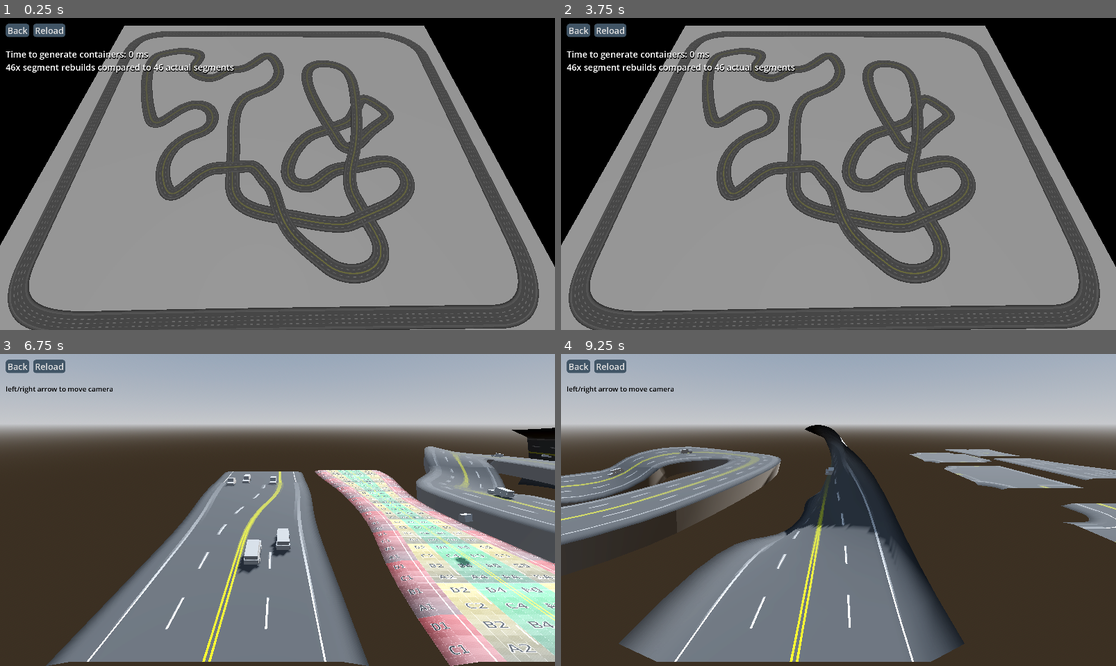
Above: before the commit, frames 1-4 (two rows, left to right).
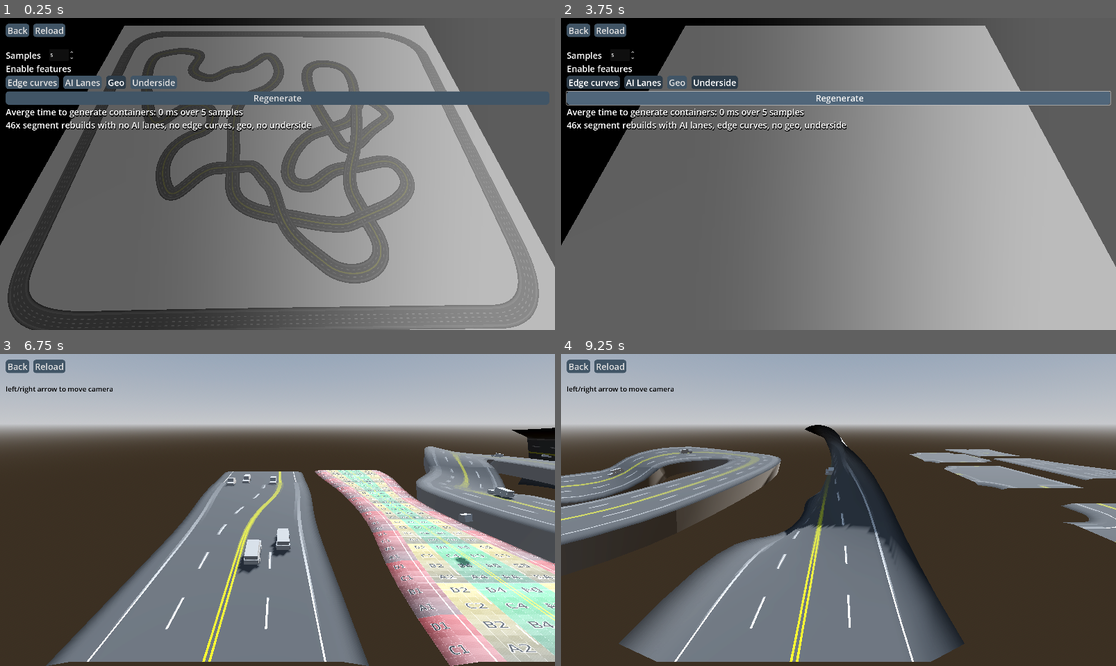
Above: after the commit, the same moments.

Repository: TheDuckCow/godot-road-generator
Game: Godot game, scene res://road_demos/performance_stress_test/performance_stress_test.tscn
Same seed, same stepped clock (60 frames per second), same inputs: the game is played once before the commit and once after it. This scene is started directly instead of the project's main scene.
Inputs (mouse positions are in pixels of both pictures, inside the frame that each line leads up to):
- Up to frame 1 (0.25 s): no input
- Up to frame 2 (3.75 s): click (594, 83) at 0.5 s, where only the run after the commit has a clickable "Edge curves"; click (644, 83) at 1.25 s, where only the run after the commit has a clickable "AI Lanes"; click (677, 83) at 2 s, where only the run after the commit has a clickable "Geo"; click (716, 83) at 2.75 s, where only the run after the commit has a clickable "Underside"; click (838, 99) at 3.5 s, where only the run after the commit has a clickable "Regenerate"
- Up to frame 3 (6.75 s): click "Back" at 4.25 s; click "Patreon" at 5 s; click "Road Museum" at 5.75 s; tap Enter at 6.5 s; move the mouse to (399, 494) at 6.52 s; hold Right (ui_right) from 6.53 s (still down); hold Shift from 6.53 s (still down); click (399, 494) at 6.67 s
- Up to frame 4 (9.25 s): release Right (ui_right) at 7.25 s; release Shift at 7.25 s; drag from (727, 525) to (810, 572) at 7.27 s; move the mouse to (894, 441) at 8.02 s; hold Right (ui_right) 8.03-8.75 s; tap Ctrl at 8.1 s; drag from (810, 572) to (672, 463) at 8.77 s

The runs differ from the first frame. In frame 1, 69% of the frame differs, in the area x 0-100%, y 0-100%; in frame 2, 76%; in frame 3, less than 0.1%; in frame 4, less than 0.1%.

Commit message:
Extended performance demo scene to support samples and feature options

Diff:
--- a/road_demos/performance_stress_test/performance_stress_test.gd
+++ b/road_demos/performance_stress_test/performance_stress_test.gd
@@ -1,30 +1,84 @@
 extends Node3D
 
-@export var label: Label
-
+@onready var label := %results
 @onready var manager:RoadManager = $RoadManager
+@onready var edges_btn := %edges
+@onready var lanes_btn := %lanes
+@onready var geo_btn := %geo
+@onready var underside_btn := %underside
+@onready var update_btn := %update
+@onready var sample_input := %sample_input
 
 var rebuild_count := 0
+var samples := []
+
 
 func _ready() -> void:
+	run_rebuild()
+
+
+func update_settings() -> void:
 	var containers := manager.get_containers()
 	var seg_counts := 0
 	for _node in containers:
+		var rc := _node as RoadContainer
+		rc.generate_ai_lanes = lanes_btn.button_pressed
+		rc.create_edge_curves = edges_btn.button_pressed
+		rc.create_geo = geo_btn.button_pressed
+		rc.underside_thickness = 2 if underside_btn.button_pressed else -1
+
+		rc.use_lowpoly_preview = false
+
+
+func run_rebuild() -> void:
+	print("Running rebuild")
+	update_settings()
+	var containers := manager.get_containers()
+	var seg_counts := 0
+	rebuild_count = 0
+	for _node in containers:
 		var _cont: RoadContainer = _node
-		var res = _cont.on_road_updated.connect(_roads_updated)
-		assert(res == OK)
+		if not _cont.on_road_updated.is_connected(_roads_updated):
+			var res = _cont.on_road_updated.connect(_roads_updated)
+			assert(res == OK)
 		seg_counts += len(_cont.get_segments())
 
 	var _time_start := Time.get_ticks_msec()
 	manager.rebuild_all_containers(true)
-	var _time_postgen = Time.get_ticks_msec()
-	var line1 = "Time to generate containers: %s ms" % (_time_postgen - _time_start)
-	var line2 = "%sx segment rebuilds compared to %s actual segments" % [rebuild_count, seg_counts]
+	var _time_postgen := Time.get_ticks_msec()
+
+	var sample_time := _time_postgen - _time_start
+	samples.append(sample_time)
+	var total_sample_time := 0
+	for _sample in samples:
+		total_sample_time += _sample
+
+	var settings_txt := "%s, %s, %s, %s" % [
+		"AI lanes" if lanes_btn.button_pressed else "no AI lanes",
+		"edge curves" if edges_btn.button_pressed else "no edge curves",
+		"geo" if geo_btn.button_pressed else "no geo",
+		"underside" if underside_btn.button_pressed else "no underside",
+
+	]
+	var line1 := "Averge time to generate containers: %s ms over %s samples" % [
+		total_sample_time / samples.size(), samples.size()]
+	var line2 := "%sx segment rebuilds with %s" % [rebuild_count, settings_txt]
 	print(line1)
-	print(line1)
+	print(line2)
 	label.text = "%s\n%s" % [line1, line2]
 	assert(rebuild_count == seg_counts)
 
 
 func _roads_updated(segments: Array) -> void:
 	rebuild_count += len(segments)
+
+
+func _on_update_pressed() -> void:
+	samples = []
+
+
+func _physics_process(delta: float) -> void:
+	if samples.size() < sample_input.value:
+		run_rebuild()
+		if samples.size() == sample_input.value:
+			print("Completed samples")
--- a/road_demos/performance_stress_test/performance_stress_test.tscn
+++ b/road_demos/performance_stress_test/performance_stress_test.tscn
@@ -8,12 +8,18 @@
 [ext_resource type="Script" uid="uid://difs1qg4mpcpw" path="res://addons/road-generator/nodes/road_point.gd" id="4"]
 [ext_resource type="Script" uid="uid://donsa8sn2uump" path="res://road_demos/performance_stress_test/performance_stress_test.gd" id="5"]
 
+[sub_resource type="Curve" id="Curve_7642f"]
+_data = [Vector2(0.222426, 0), 0.0, 0.0, 0, 0, Vector2(0.900735, 1), 0.0, 0.0, 0, 0]
+point_count = 2
+
+[sub_resource type="CurveTexture" id="CurveTexture_odh0v"]
+curve = SubResource("Curve_7642f")
+
 [sub_resource type="PlaneMesh" id="1"]
 size = Vector2(800, 700)
 
-[node name="PerformanceStressTest" type="Node3D" node_paths=PackedStringArray("label")]
+[node name="PerformanceStressTest" type="Node3D"]
 script = ExtResource("5")
-label = NodePath("UI/MarginContainer/VBoxContainer/results")
 
 [node name="UI" type="Control" parent="."]
 layout_mode = 3
@@ -24,7 +30,18 @@
 grow_vertical = 2
 theme = ExtResource("2_rn5x3")
 
+[node name="TextureRect" type="TextureRect" parent="UI"]
+modulate = Color(1, 1, 1, 0.360784)
+layout_mode = 1
+anchors_preset = 15
+anchor_right = 1.0
+anchor_bottom = 1.0
+grow_horizontal = 2
+grow_vertical = 2
+texture = SubResource("CurveTexture_odh0v")
+
 [node name="MarginContainer" type="MarginContainer" parent="UI"]
+custom_minimum_size = Vector2(100, 0)
 layout_mode = 1
 anchors_preset = 15
 anchor_right = 1.0
@@ -42,7 +59,84 @@
 [node name="DemoUiCommon" parent="UI/MarginContainer/VBoxContainer" instance=ExtResource("2_brvyu")]
 layout_mode = 2
 
+[node name="spacer" type="Control" parent="UI/MarginContainer/VBoxContainer"]
+layout_mode = 2
+
+[node name="HBoxContainer" type="HBoxContainer" parent="UI/MarginContainer/VBoxContainer"]
+layout_mode = 2
+
+[node name="samples" type="Label" parent="UI/MarginContainer/VBoxContainer/HBoxContainer"]
+layout_mode = 2
+theme_override_colors/font_color = Color(1, 1, 1, 1)
+theme_override_colors/font_shadow_color = Color(0, 0, 0, 1)
+theme_override_colors/font_outline_color = Color(0, 0, 0, 1)
+theme_override_constants/shadow_offset_y = 3
+theme_override_constants/shadow_outline_size = 4
+theme_override_font_sizes/font_size = 30
+text = "Samples"
+
+[node name="Control" type="Control" parent="UI/MarginContainer/VBoxContainer/HBoxContainer"]
+custom_minimum_size = Vector2(20, 0)
+layout_mode = 2
+
+[node name="sample_input" type="SpinBox" parent="UI/MarginContainer/VBoxContainer/HBoxContainer"]
+unique_name_in_owner = true
+layout_mode = 2
+min_value = 1.0
+max_value = 99.39
+value = 5.0
+rounded = true
+allow_greater = true
+
+[node name="enable" type="Label" parent="UI/MarginContainer/VBoxContainer"]
+layout_mode = 2
+theme_override_colors/font_color = Color(1, 1, 1, 1)
+theme_override_colors/font_shadow_color = Color(0, 0, 0, 1)
+theme_override_colors/font_outline_color = Color(0, 0, 0, 1)
+theme_override_constants/shadow_offset_y = 3
+theme_override_constants/shadow_outline_size = 4
+theme_override_font_sizes/font_size = 30
+text = "Enable features"
+
+[node name="options" type="HBoxContainer" parent="UI/MarginContainer/VBoxContainer"]
+layout_mode = 2
+theme_override_constants/separation = 15
+
+[node name="edges" type="Button" parent="UI/MarginContainer/VBoxContainer/options"]
+unique_name_in_owner = true
+layout_mode = 2
+toggle_mode = true
+text = "Edge curves"
+
+[node name="lanes" type="Button" parent="UI/MarginContainer/VBoxContainer/options"]
+unique_name_in_owner = true
+layout_mode = 2
+toggle_mode = true
+text = "AI Lanes"
+
+[node name="geo" type="Button" parent="UI/MarginContainer/VBoxContainer/options"]
+unique_name_in_owner = true
+layout_mode = 2
+toggle_mode = true
+button_pressed = true
+text = "Geo"
+
+[node name="underside" type="Button" parent="UI/MarginContainer/VBoxContainer/options"]
+unique_name_in_owner = true
+layout_mode = 2
+toggle_mode = true
+text = "Underside"
+
+[node name="spacer2" type="Control" parent="UI/MarginContainer/VBoxContainer"]
+layout_mode = 2
+
+[node name="update" type="Button" parent="UI/MarginContainer/VBoxContainer"]
+unique_name_in_owner = true
+layout_mode = 2
+text = "Regenerate"
+
 [node name="results" type="Label" parent="UI/MarginContainer/VBoxContainer"]
+unique_name_in_owner = true
 layout_mode = 2
 theme_override_colors/font_color = Color(1, 1, 1, 1)
 theme_override_colors/font_shadow_color = Color(0, 0, 0, 1)
@@ -792,3 +886,5 @@
 transform = Transform3D(0.998786, -0.00470587, -0.0490428, 0.0492681, 0.0953997, 0.994219, 0, -0.995428, 0.0955157, 0, 48.5217, 0)
 directional_shadow_mode = 0
 sky_mode = 1
+
+[connection signal="pressed" from="UI/MarginContainer/VBoxContainer/update" to="." method="_on_update_pressed"]
Not shown: 1 places in road_demos/performance_stress_test/performance_stress_test.tscn that only renumber resources
